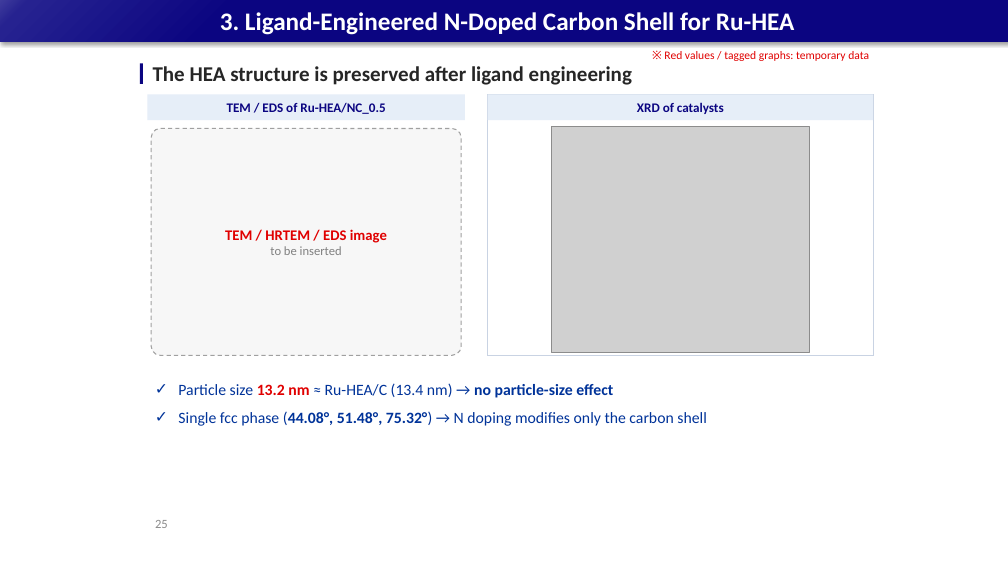
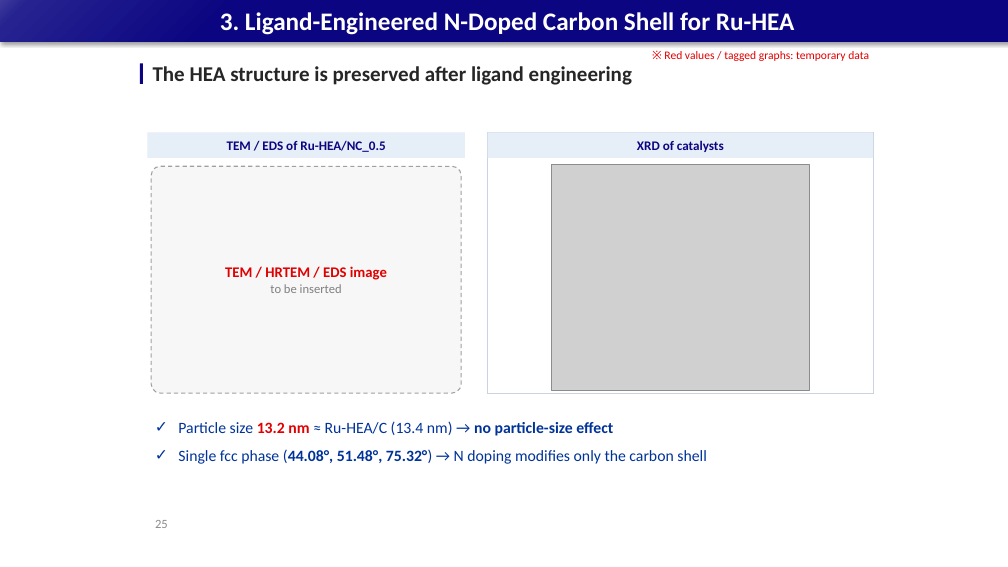
Before and after one commit to limsj0204/letter, a slide deck: slide 25 of 학위논문_디펜스_발표자료.pptx. Drawn at 1008x567 pixels with LibreOffice and Linux fonts; fonts in the diff are those of the drawing; grey boxes stand for pictures. Boxes give left, top, right and bottom in pixels: in the first picture for what was removed or moved away, otherwise in the second. Text is boxed around its words. In the diff, an @@ line names an element or a change of style, - is before the commit and + after.

```diff
--- a/학위논문_디펜스_발표자료.pptx
+++ b/학위논문_디펜스_발표자료.pptx
@@ 3 rectangles, 1 rounded rectangle: place and size @@
-3 rectangles, 1 rounded rectangle at box(147, 95, 873, 355)
+3 rectangles, 1 rounded rectangle at box(147, 132, 873, 393)
@@ picture: place and size @@
-picture at box(552, 126, 810, 352)
+picture at box(552, 164, 810, 390)
@@ text "Particle size 13.2 nm ≈ ...": place and size @@
-text "Particle size 13.2 nm ≈ ..." at box(178, 383, 706, 426)
+text "Particle size 13.2 nm ≈ ..." at box(178, 421, 706, 464)
```
Also in this commit, not shown: 31 other slides changed.
